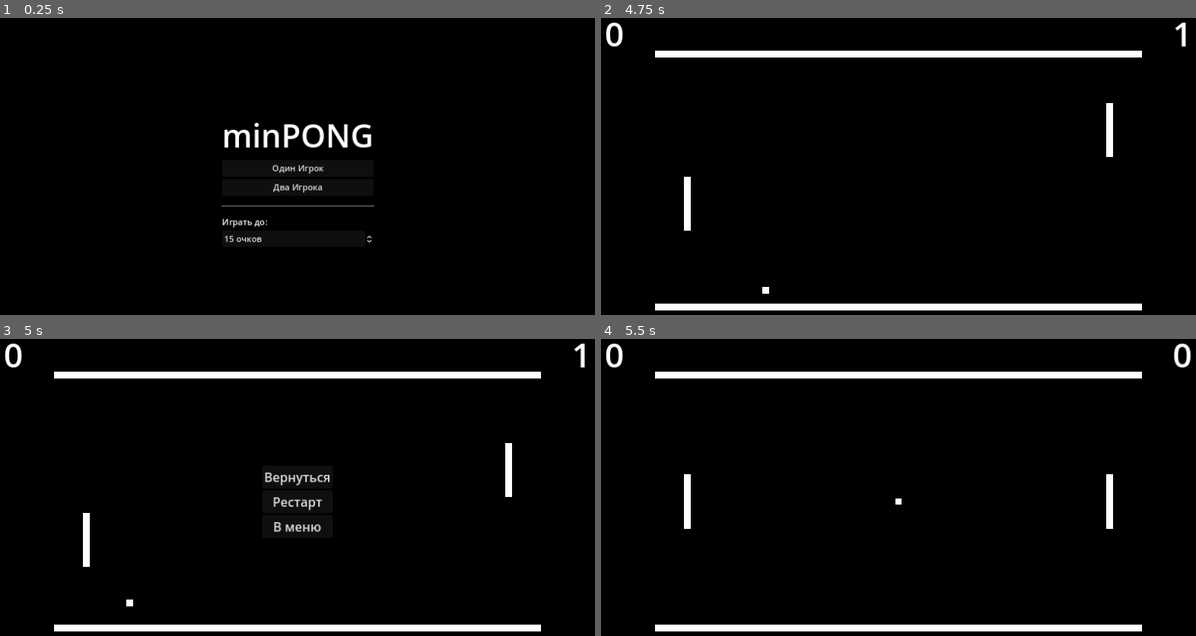
Above: before the commit, frames 1-4 (two rows, left to right).
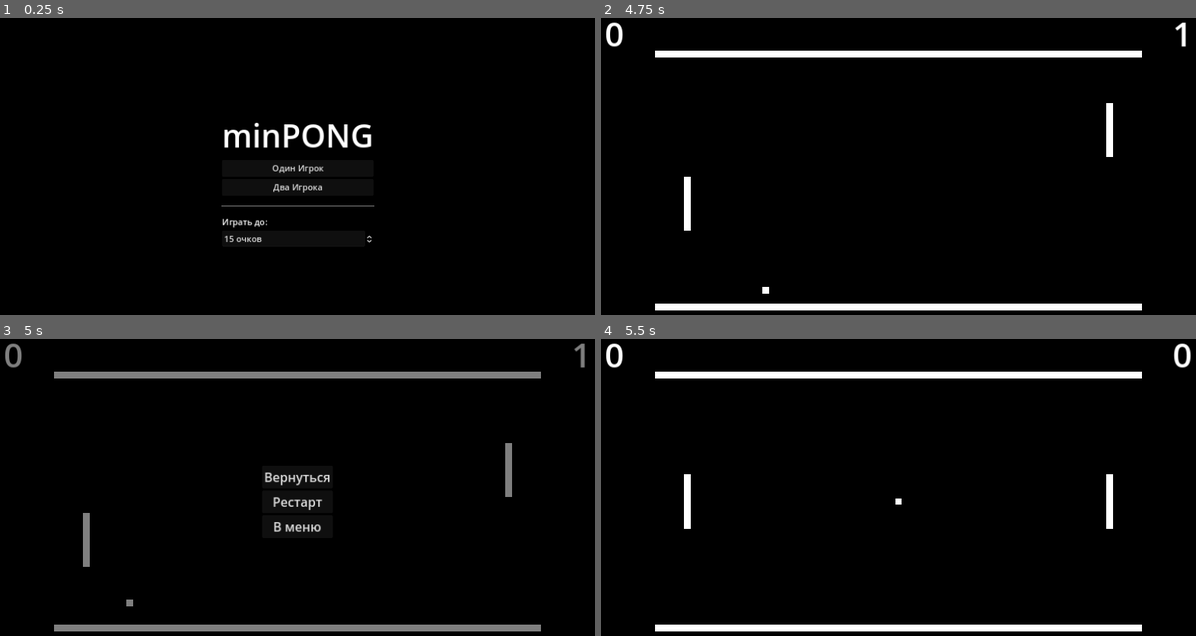
Above: after the commit, the same moments.

Repository: fbki-gamedev-trinity/godot-pong
Game: Godot game, scene res://scenes/menu.tscn
Same seed, same stepped clock (60 frames per second), same inputs: the game is played once before the commit and once after it.
Inputs:
- Up to frame 1 (0.25 s): no input
- Up to frame 2 (4.75 s): click "Один Игрок" at 0.5 s; tap Enter at 1.25 s; hold Up (player_1_move_up) 1.28-2.03 s; hold S (player_2_move_down) 1.28-2.03 s; hold Down (player_1_move_down) 2.03-2.78 s; tap W (player_2_move_up) at 2.1, 3.6 s; hold S (player_2_move_down) 2.78-3.53 s; hold Up (player_1_move_up) 2.78-4.28 s; tap Space at 4.25 s; hold Down (player_1_move_down) from 4.28 s (still down); hold S (player_2_move_down) from 4.28 s (still down)
- Up to frame 3 (5 s): keep holding Down (player_1_move_down); keep holding S (player_2_move_down); tap Escape (pause) at 4.9 s
- Up to frame 4 (5.5 s): release Down (player_1_move_down) at 5 s; release S (player_2_move_down) at 5 s; click "Рестарт" at 5 s

Frames 1-2 are identical in both runs. In frame 3, 4.4% of the frame differs, in the area x 0-99%, y 1-99%; in frame 4, nothing differs.

Commit message:
Add a semi-transparent black background to pause menu

Diff:
--- a/scenes/pause_menu.tscn
+++ b/scenes/pause_menu.tscn
@@ -11,6 +11,12 @@
 grow_horizontal = 2
 grow_vertical = 2
 script = ExtResource("1_ofcr7")
+
+[node name="ColorRect" type="ColorRect" parent="."]
+layout_mode = 0
+offset_right = 1152.0
+offset_bottom = 648.0
+color = Color(0, 0, 0, 0.501961)
 
 [node name="VBoxContainer" type="VBoxContainer" parent="."]
 layout_mode = 1
